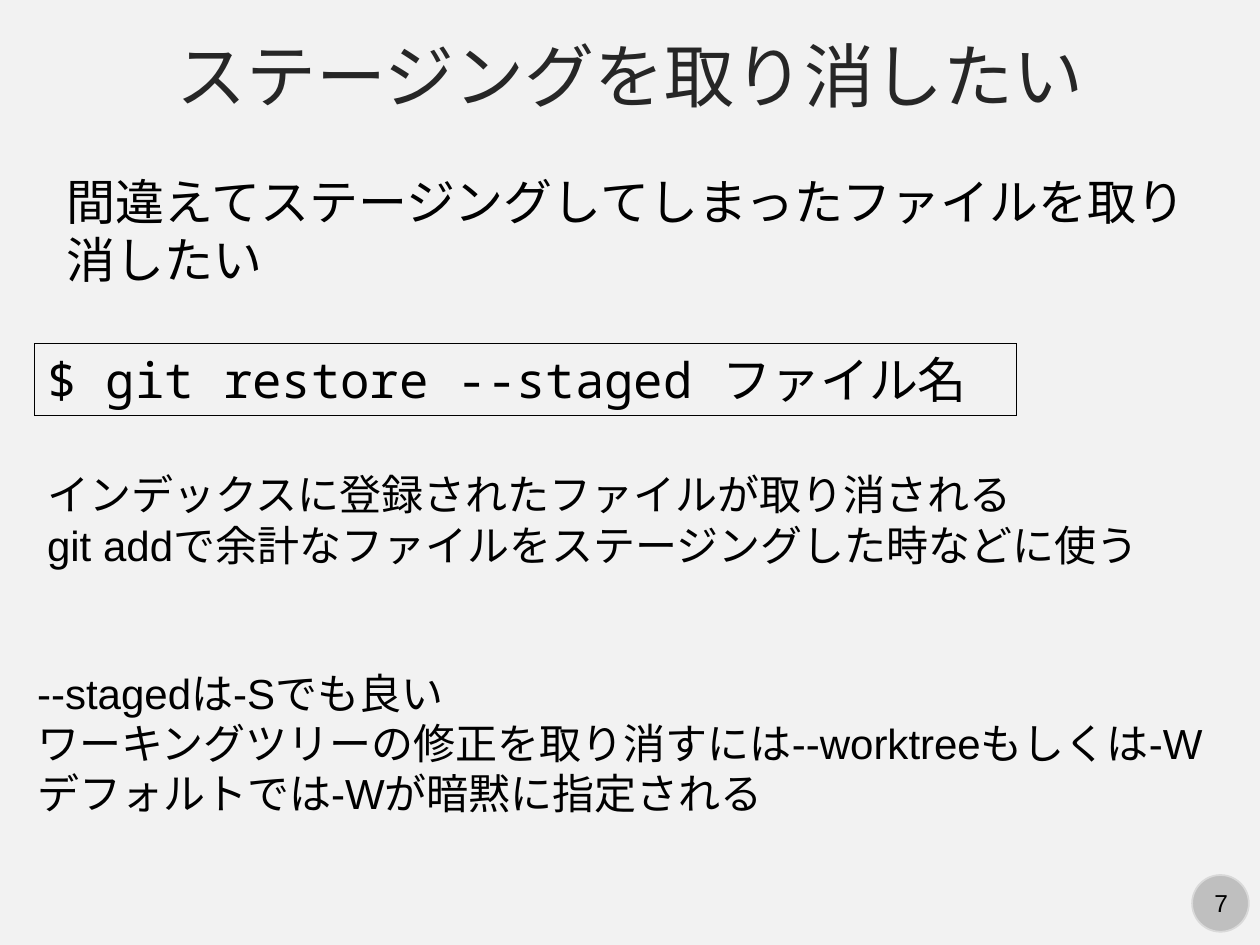
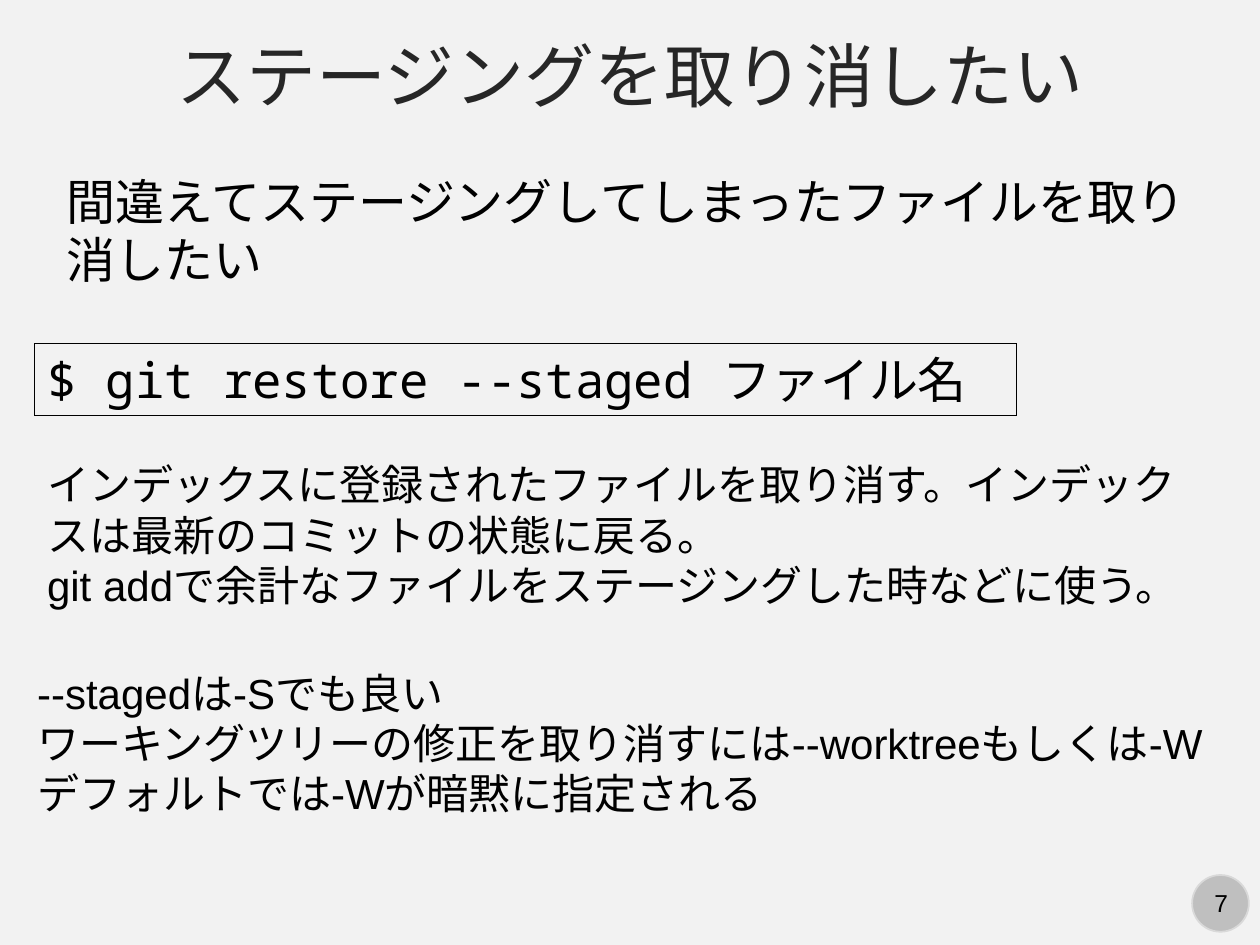
Before and after one commit to kaityo256/github, a slide deck: slide 7 of advanced/fig/slide.pptx. Drawn at 1260x945 pixels with LibreOffice and Linux fonts; fonts in the diff are those of the drawing. Boxes give left, top, right and bottom in pixels: in the first picture for what was removed or moved away, otherwise in the second. Text is boxed around its words. In the diff, an @@ line names an element or a change of style, - is before the commit and + after.

```diff
--- a/advanced/fig/slide.pptx
+++ b/advanced/fig/slide.pptx
@@ text at (47, 464, 1178, 610): text changed @@
-インデックスに登録されたファイルが取り消される
-git addで余計なファイルをステージングした時などに使う
+インデックスに登録されたファイルを取り消す。インデックスは最新のコミットの状態に戻る。
+git addで余計なファイルをステージングした時などに使う。
```
Also in this commit, not shown: 1 other slide changed, 30 slides added, 1 other file.
